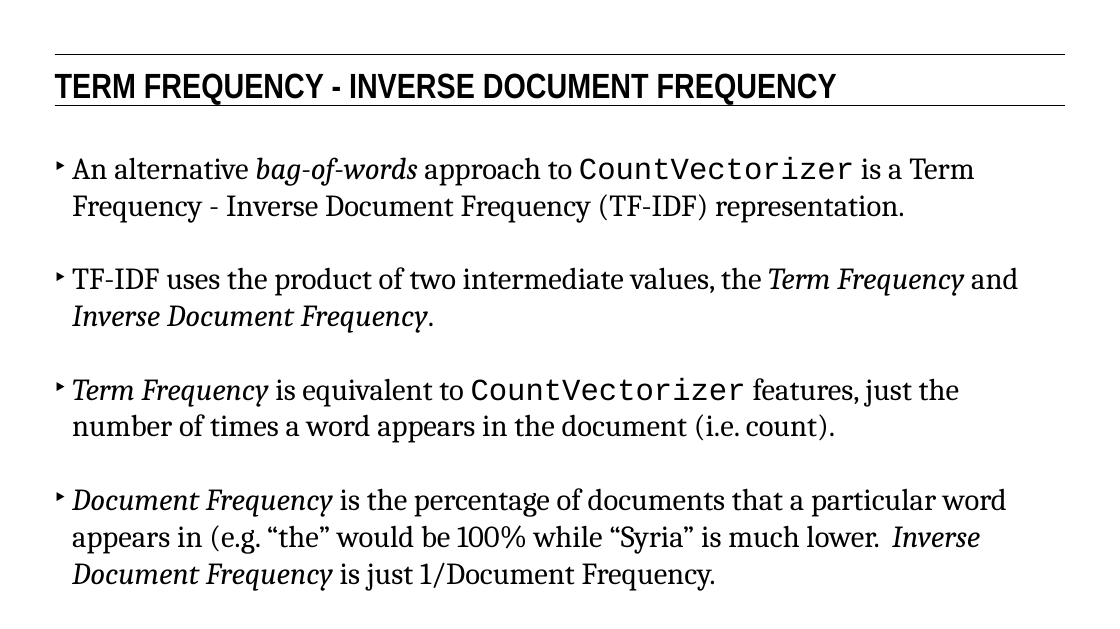
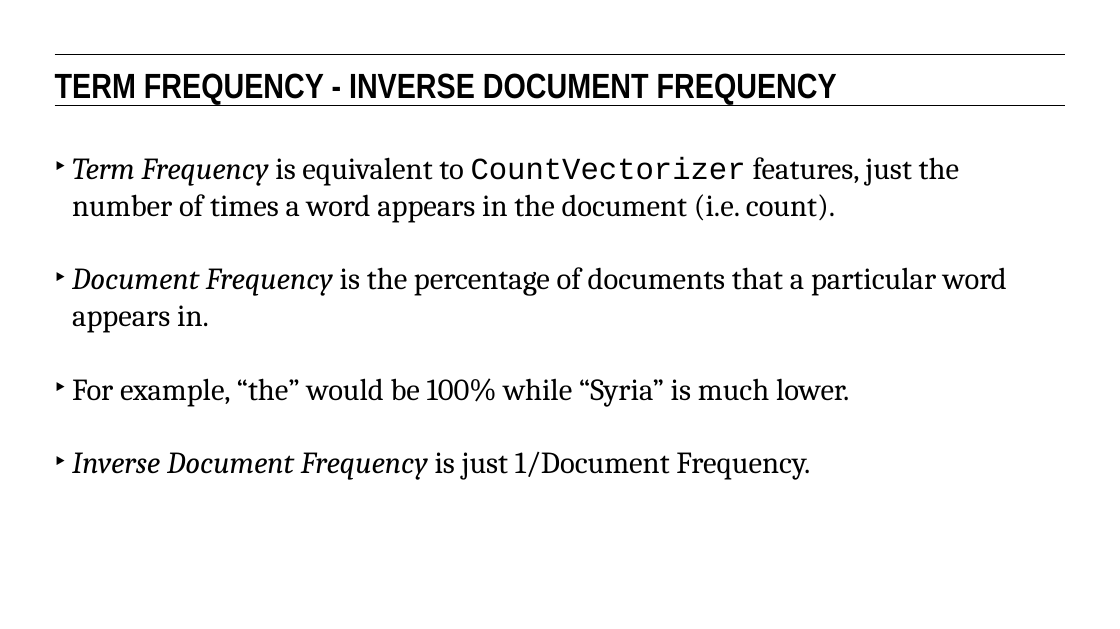
Before and after one commit to eflautt/ga-data-science, a slide deck: slide 53 of lessons/lesson-13/13-natural-language-processing-and-text-classification.pptx (slide 48 before the commit). Drawn at 1120x629 pixels with LibreOffice and Linux fonts; fonts in the diff are those of the drawing. Boxes give left, top, right and bottom in pixels: in the first picture for what was removed or moved away, otherwise in the second. Text is boxed around its words. In the diff, an @@ line names an element or a change of style, - is before the commit and + after.

```diff
--- a/lessons/lesson-13/13-natural-language-processing-and-text-classification.pptx
+++ b/lessons/lesson-13/13-natural-language-processing-and-text-classification.pptx
@@ text at (72,157,1018,333): paragraphs removed @@
-‣ An alternative bag-of-words approach to CountVectorizer is a Term Frequency - Inverse Document Frequency (TF-IDF) representation.
-‣ TF-IDF uses the product of two intermediate values, the Term Frequency and Inverse Document Frequency.
@@ text at (72,267,1007,480): text changed @@
-‣ Document Frequency is the percentage of documents that a particular word appears in (e.g. “the” would be 100% while “Syria” is much lower. Inverse Document Frequency is just 1/Document Frequency.
+‣ Document Frequency is the percentage of documents that a particular word appears in.
+‣ For example, “the” would be 100% while “Syria” is much lower.
+‣ Inverse Document Frequency is just 1/Document Frequency.
```
Also in this commit, not shown: 15 other slides changed, 5 slides added.
